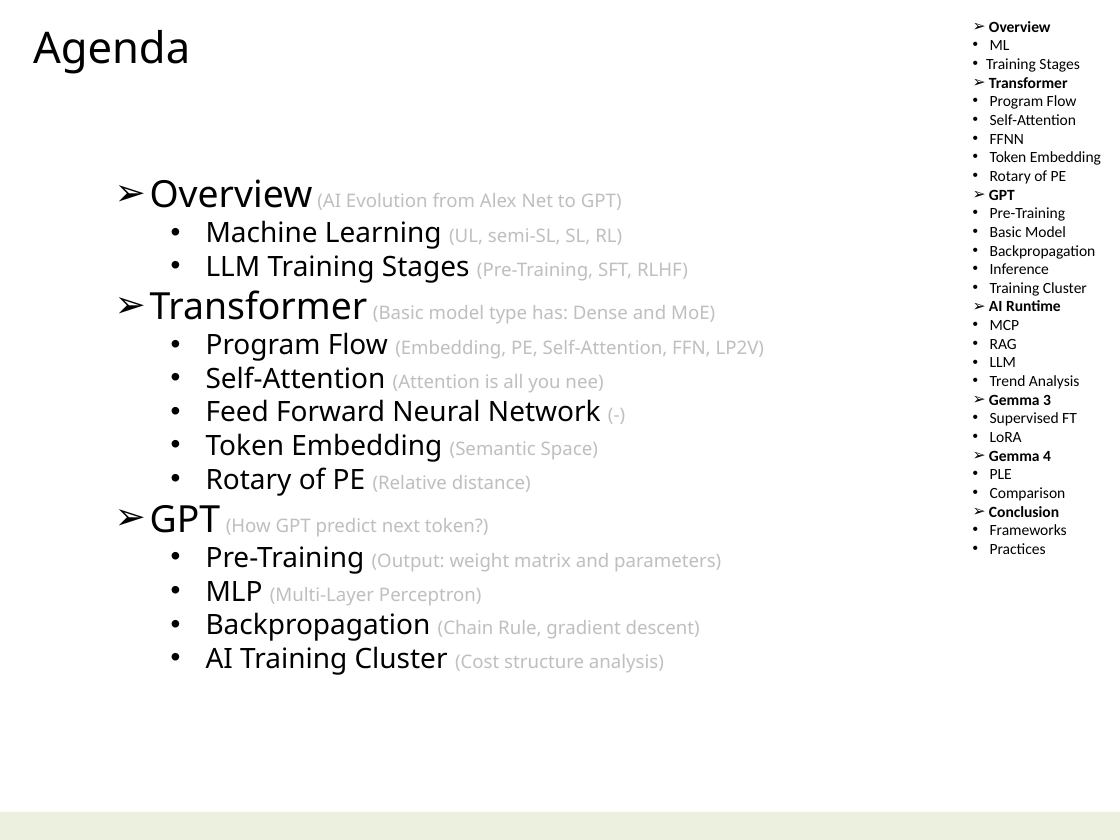
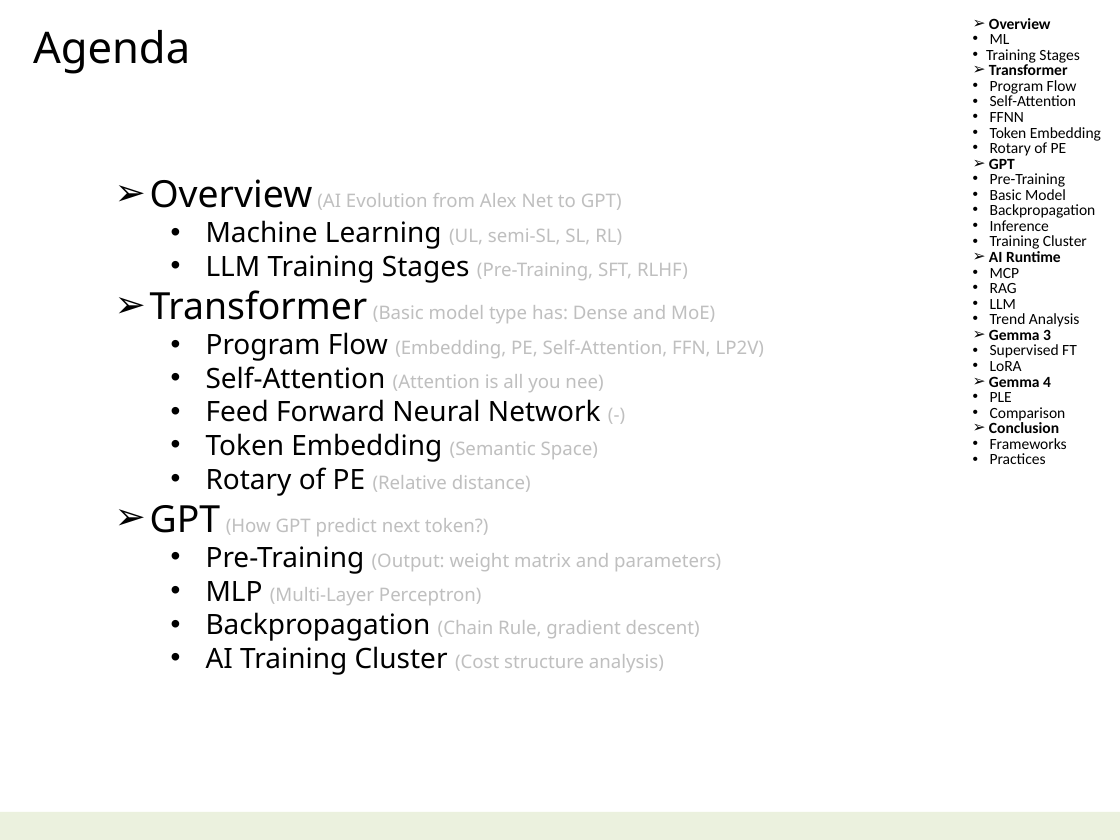
Before and after one commit to navibator/crazy-ai, a slide deck: slide 2 of ai.pptx. Drawn at 1120x840 pixels with LibreOffice and Linux fonts; fonts in the diff are those of the drawing. Boxes give left, top, right and bottom in pixels: in the first picture for what was removed or moved away, otherwise in the second. Text is boxed around its words. In the diff, an @@ line names an element or a change of style, - is before the commit and + after.

```diff
--- a/ai.pptx
+++ b/ai.pptx
@@ text "Overview" at (986,18,1101,464): line spacing 12pt to 10pt @@
```
Also in this commit, not shown: 4 other slides changed, 1 slide added, 1 other file.
